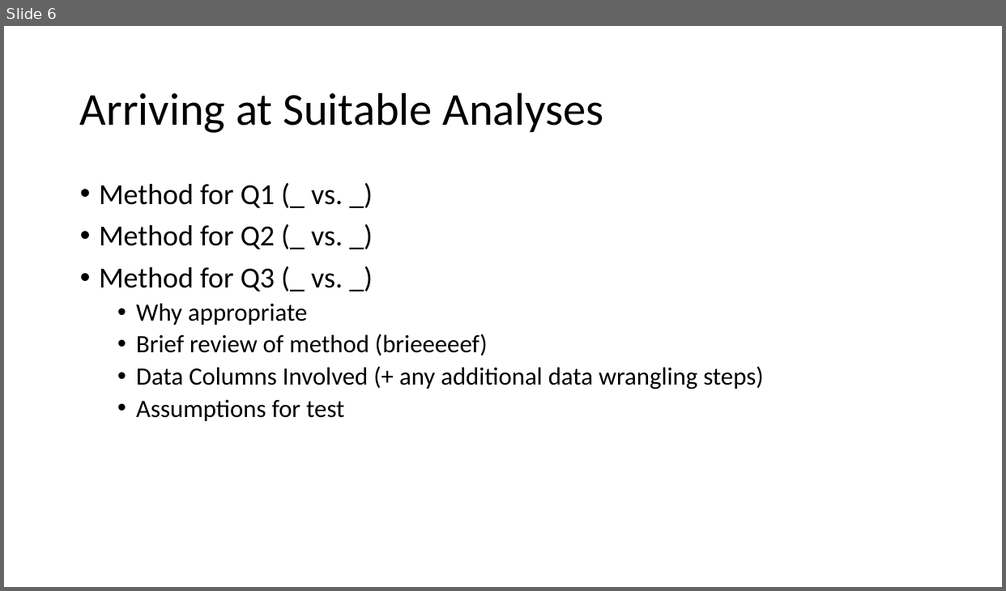
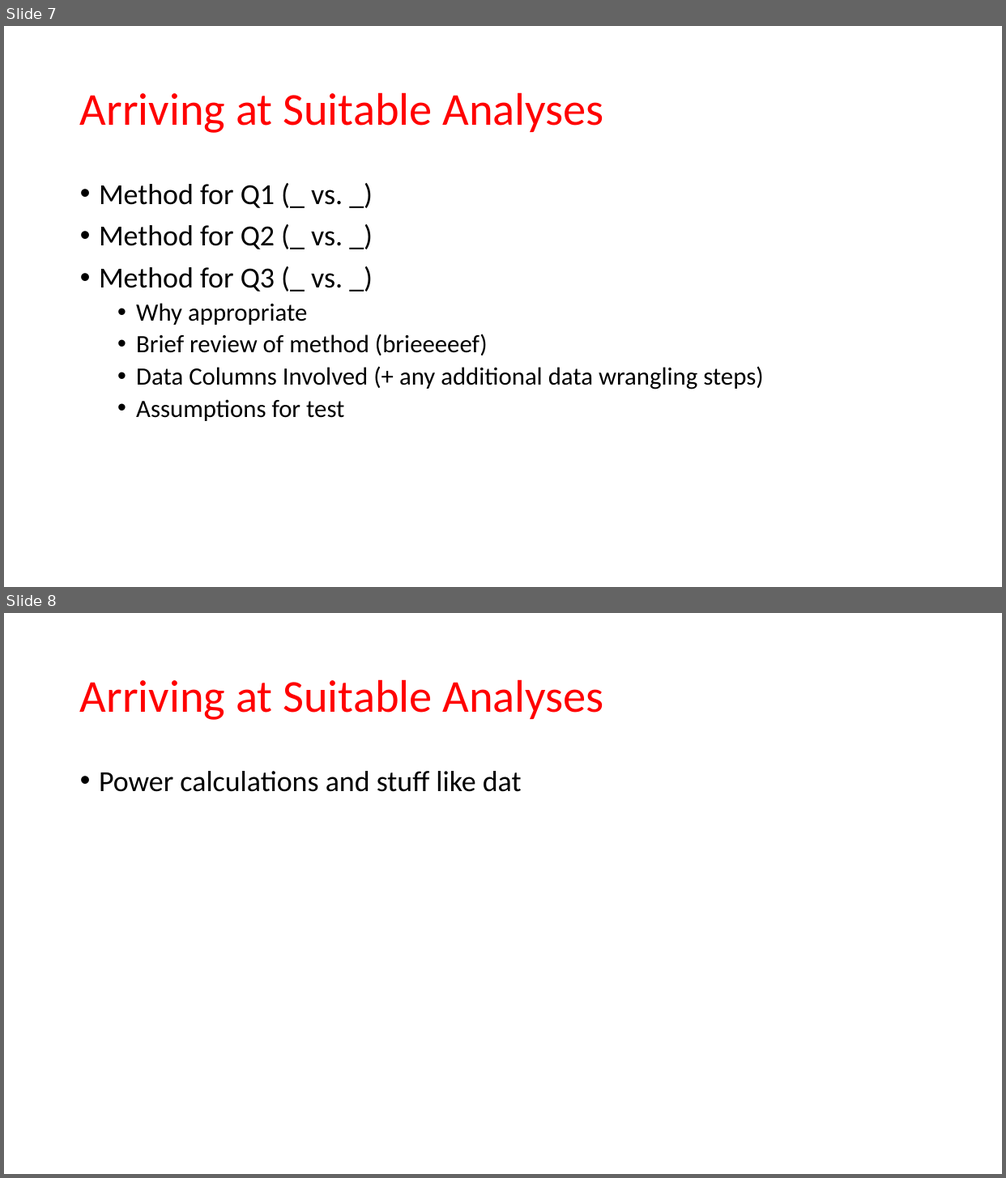
Before and after one commit to MatthewCodes/557_Final_Project, a slide deck: Presentation/Final Presentation.pptx. Shown one above the other, each under a label of ours: slide 6 before the commit, slides 7 and 8 after it. The pictures are 1006x591 and 1006x1178 pixels, drawn with LibreOffice and Linux fonts; fonts in the diff are those of the drawing. Boxes give left, top, right and bottom in pixels: in the first picture for what was removed or moved away, otherwise in the second. Text is boxed around its words. In the diff, an @@ line names an element or a change of style, - is before the commit and + after.

```diff
--- a/Presentation/Final Presentation.pptx
+++ b/Presentation/Final Presentation.pptx
@@ slide 8 added at [4, 613, 1002, 1174], background #FFFFFF @@
@@ title added at [80, 679, 604, 720], 44 pt, text #FF0000 @@
+Arriving at Suitable Analyses
@@ text added at [99, 771, 522, 792], 28 pt, text #000000 @@
+• Power calculations and stuff like dat
@@ what was slide 6 is now slide 7 @@
@@ slide 7 changed as well @@
@@ title "Arriving at Suitable Analyses" at [80, 92, 604, 133]: text colour #000000 to #FF0000 @@
```
Also in this commit, not shown: 11 other slides changed, 1 other slide added.
